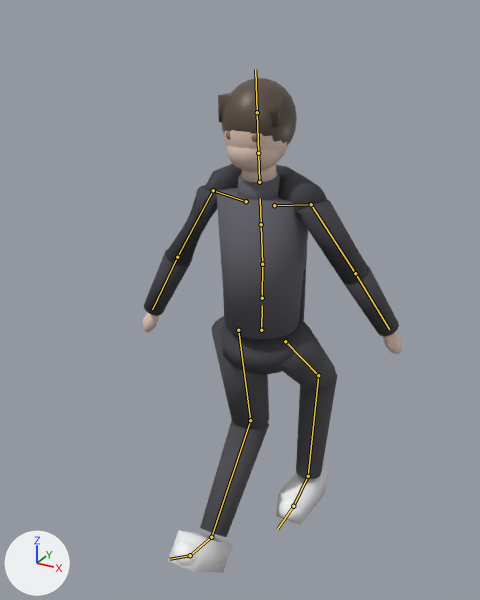
Renders of the glTF model assets/models/player/spiderman_newlife.glb from each side of a commit.
One viewpoint serves both versions: a 50 mm camera at (0.917, -1.822, 2.026) aimed at (-0.078, -0.013, 1.122). The lights are fixed; the arrows at lower left show +X, +Y and +Z. The first picture is the older version. Both versions are drawn at frame 32 of the action 'wall_climb'; the numbers are the values there. The bones that change, and the others that lie on the model, are drawn over the model as lines.

Objects in the first picture: 'Body'.
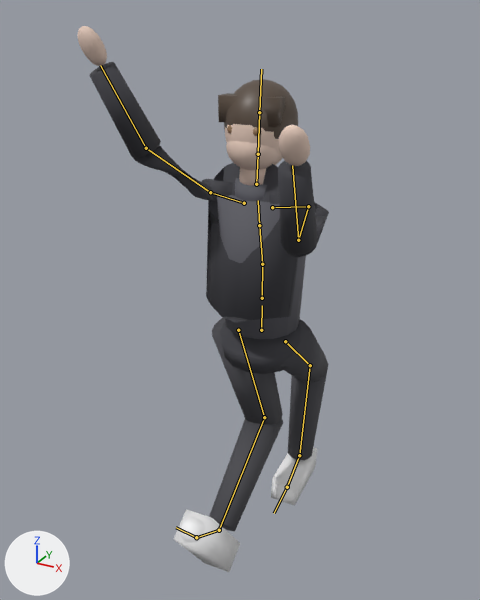
What differs and where, as boxes [x1, y1, x2, y2] in the pictures (480 x 600 px):
'Body', posed (10% taller): before [143, 78, 402, 573]; after [77, 26, 329, 572]
bone 'LeftUpLeg', root to tip: before (285, 341) to (318, 375); after (285, 341) to (310, 365)
bone 'LeftLeg', root to tip: before (318, 375) to (308, 476); after (310, 365) to (299, 455)
bone 'RightUpLeg', root to tip: before (238, 330) to (250, 420); after (238, 330) to (264, 417)
bone 'RightLeg', root to tip: before (250, 420) to (211, 537); after (264, 417) to (219, 530)
bone 'Spine1', root to tip: before (262, 264) to (261, 224); after (262, 264) to (259, 225)
bone 'LeftArm', root to tip: before (311, 204) to (355, 273); after (308, 206) to (298, 240)
bone 'LeftForeArm', root to tip: before (355, 273) to (389, 329); after (298, 240) to (292, 165)
bone 'Neck', root to tip: before (259, 182) to (258, 153); after (256, 184) to (258, 154)
bone 'RightArm', root to tip: before (213, 190) to (177, 257); after (210, 192) to (146, 148)
bone 'RightForeArm', root to tip: before (177, 257) to (152, 309); after (146, 148) to (100, 65)

The change in detail:
Bone 'LeftUpLeg' (bone_leftupleg) turns from (47, 0, 0) to (51, -5, 4) degrees about its own x, y and z.
Bone 'LeftLeg' (bone_leftleg) turns from (-55, 0, 0) to (-51, 0, 0) degrees about its own x, y and z.
Bone 'RightUpLeg' (bone_rightupleg) turns from (13, 0, 0) to (16, 2, -6) degrees about its own x, y and z.
Bone 'RightLeg' (bone_rightleg) turns from (-55, 0, 0) to (-73, 0, 0) degrees about its own x, y and z.
Bone 'Spine1' (bone_spine1) turns from (6, 0, 0) to (10, 0, 0) degrees about its own x, y and z.
Bone 'LeftArm' (bone_leftarm) turns from (27, 48, 2) to (-96, -25, 2) degrees about its own x, y and z.
Bone 'LeftForeArm' (bone_leftforearm) turns from (-1, 30, 0) to (-61, -3, -1) degrees about its own x, y and z.
Bone 'Neck' (bone_neck) turns from (0, 0, 0) to (-14, 0, 0) degrees about its own x, y and z.
Bone 'RightArm' (bone_rightarm) turns from (56, -97, -31) to (-141, 22, -16) degrees about its own x, y and z.
Bone 'RightForeArm' (bone_rightforearm) turns from (-1, -30, 0) to (-27, 1, 1) degrees about its own x, y and z.
